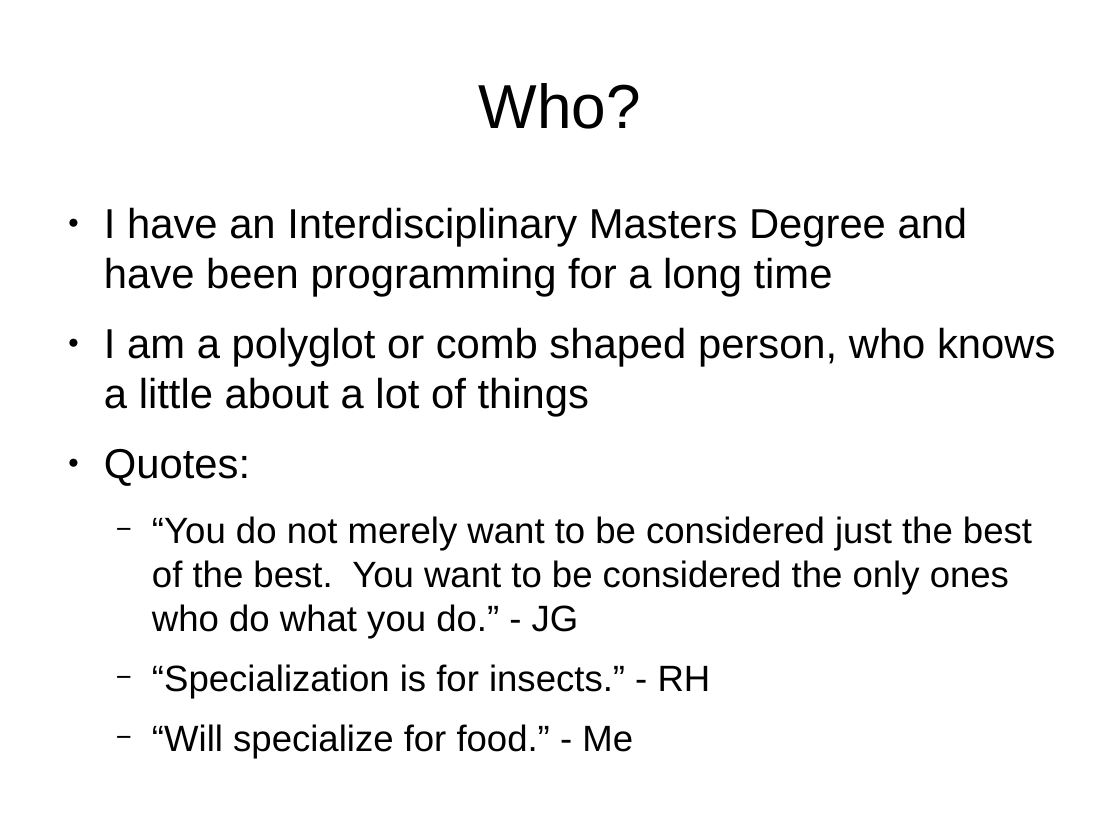
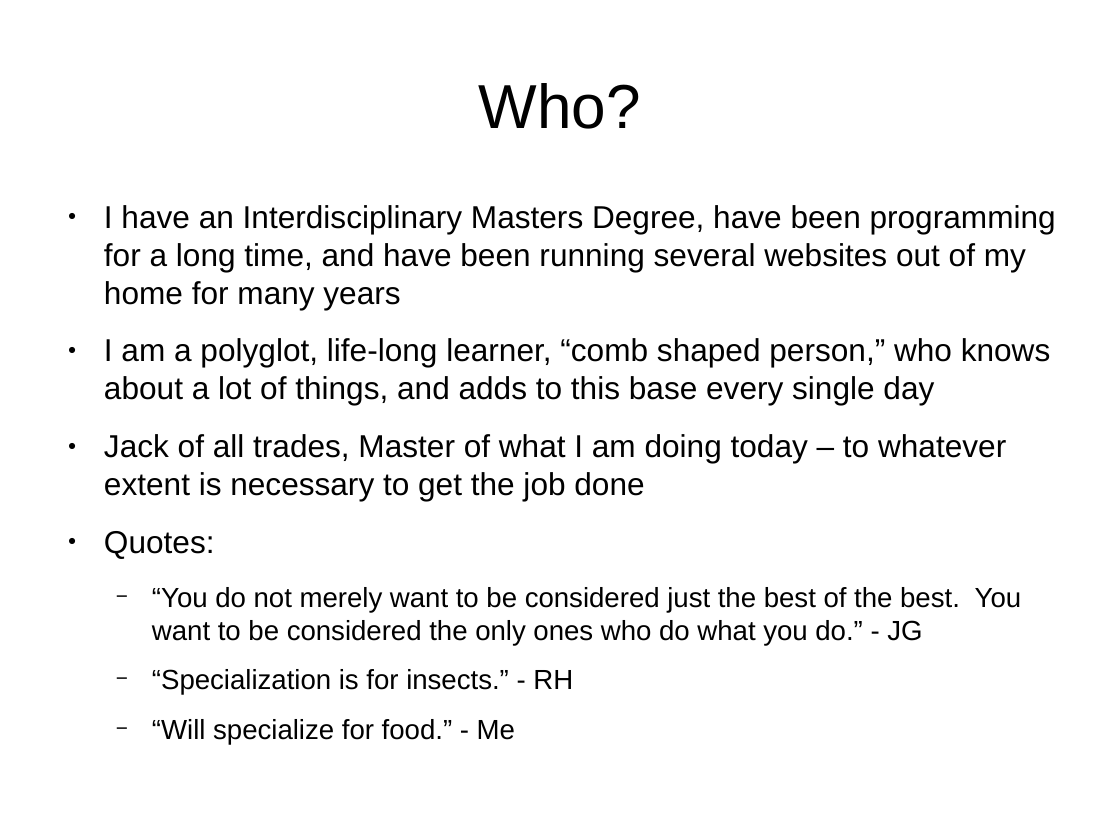
Before and after one commit to tomwhartung/jmws_accoutrements, a slide deck: slide 2 of presentations/2016_04-AWD_in_PHP_CMSes/AWD_in_PHP_CMSes-slides.odp. Drawn at 1120x840 pixels with LibreOffice and Linux fonts; fonts in the diff are those of the drawing. Boxes give left, top, right and bottom in pixels: in the first picture for what was removed or moved away, otherwise in the second. Text is boxed around its words. In the diff, an @@ line names an element or a change of style, - is before the commit and + after.

Commit message:
Working on "What." Libre Office Impress offers only one level of undo, so there may be a lot of checkins today.

```diff
--- a/presentations/2016_04-AWD_in_PHP_CMSes/AWD_in_PHP_CMSes-slides.odp
+++ b/presentations/2016_04-AWD_in_PHP_CMSes/AWD_in_PHP_CMSes-slides.odp
@@ text at box(104, 205, 1056, 501): text changed; size 29.6 to 22.4 pt @@
-● I have an Interdisciplinary Masters Degree and have been programming for a long time
-● I am a polyglot or comb shaped person, who knows a little about a lot of things
+● I have an Interdisciplinary Masters Degree, have been programming for a long time, and have been running several websites out of my home for many years
+● I am a polyglot, life-long learner, “comb shaped person,” who knows about a lot of things, and adds to this base every single day
+● Jack of all trades, Master of what I am doing today – to whatever extent is necessary to get the job done
@@ text at box(104, 531, 1022, 695): size 29.6 to 22.4 pt in "Quotes:"; size 25.9 to 19.6 pt in "“You do not merely want to be ...", "“Specialization is for insects.” - RH", "“Will specialize for food.” - Me" @@
```
Also in this commit, not shown: 2 other slides changed.
